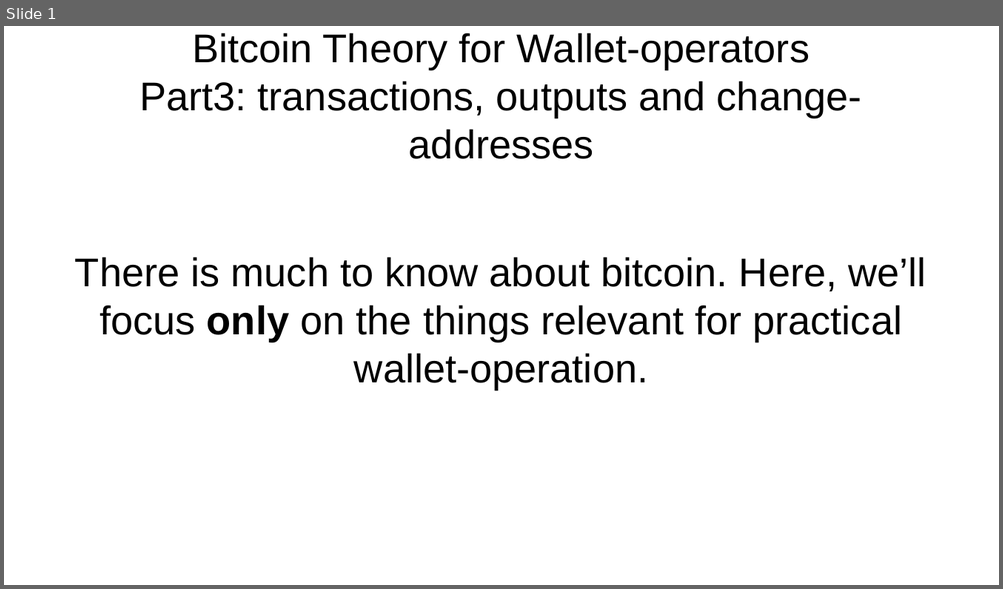
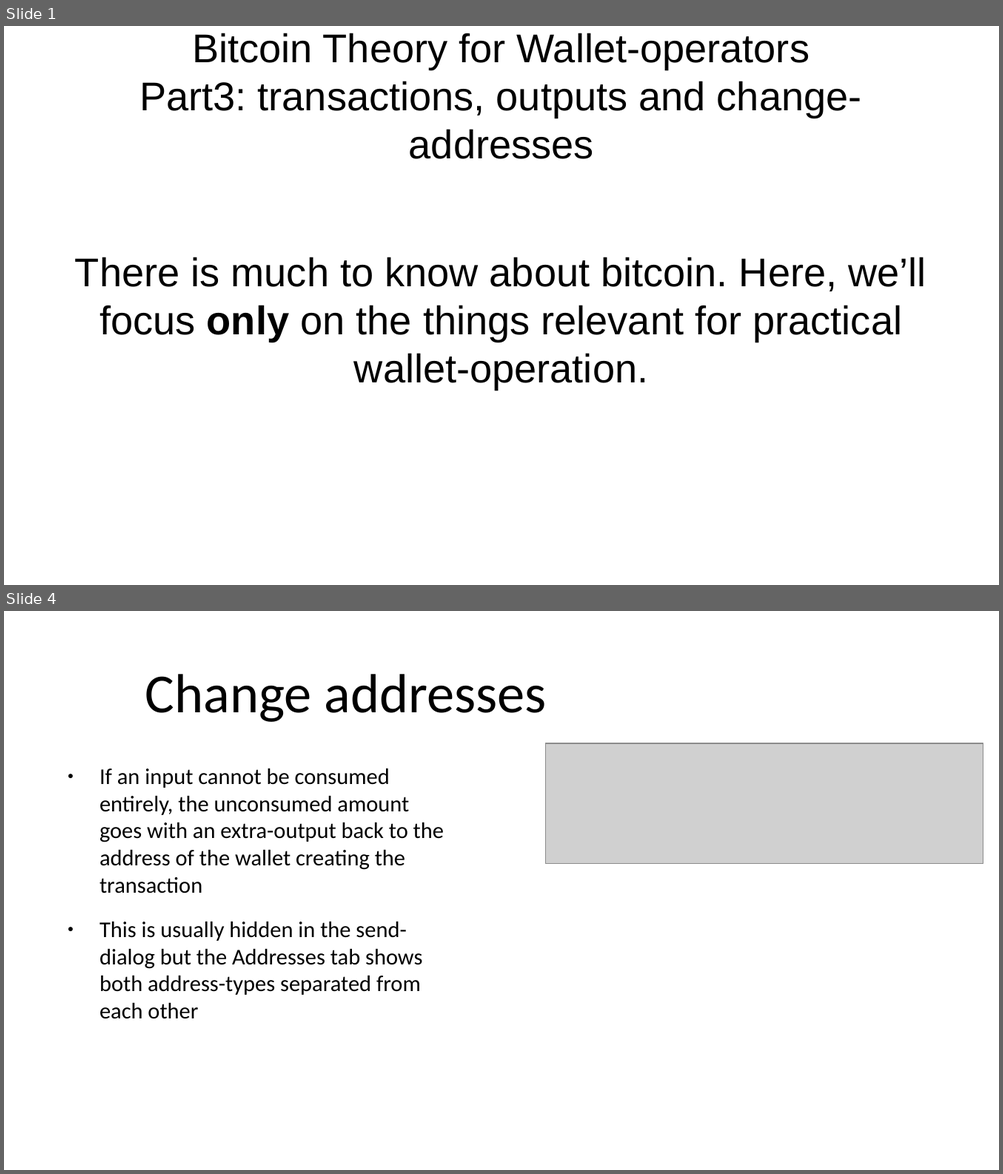
Before and after one commit to cryptoadvance/specter-education, a slide deck: content/bitcoin101/03_bitcoin-theory-outputs-changeaddresses.odp. Shown one above the other, each under a label of ours: slide 1 before the commit, slides 1 and 4 after it; the slides between them are not shown. The pictures are 1003x589 and 1003x1174 pixels, drawn with LibreOffice and Linux fonts; fonts in the diff are those of the drawing; grey boxes stand for pictures. Boxes give left, top, right and bottom in pixels: in the first picture for what was removed or moved away, otherwise in the second. Text is boxed around its words. In the diff, an @@ line names an element or a change of style, - is before the commit and + after.

```diff
--- a/content/bitcoin101/03_bitcoin-theory-outputs-changeaddresses.odp
+++ b/content/bitcoin101/03_bitcoin-theory-outputs-changeaddresses.odp
@@ slide 4 added at (4, 611, 999, 1170), background #FFFFFF @@
@@ title added at (145, 674, 546, 722), 44 pt, text #000000 @@
+Change addresses
@@ picture added at (546, 743, 983, 863) @@
@@ text added at (99, 769, 444, 1019), 18 pt, text #000000 @@
+● If an input cannot be consumed entirely, the unconsumed amount goes with an extra-output back to the address of the wallet creating the transaction
+● This is usually hidden in the send-dialog but the Addresses tab shows both address-types separated from each other
```
Also in this commit, not shown: 2 slides changed, 4 other slides added, 2 slides removed, 3 other files.
